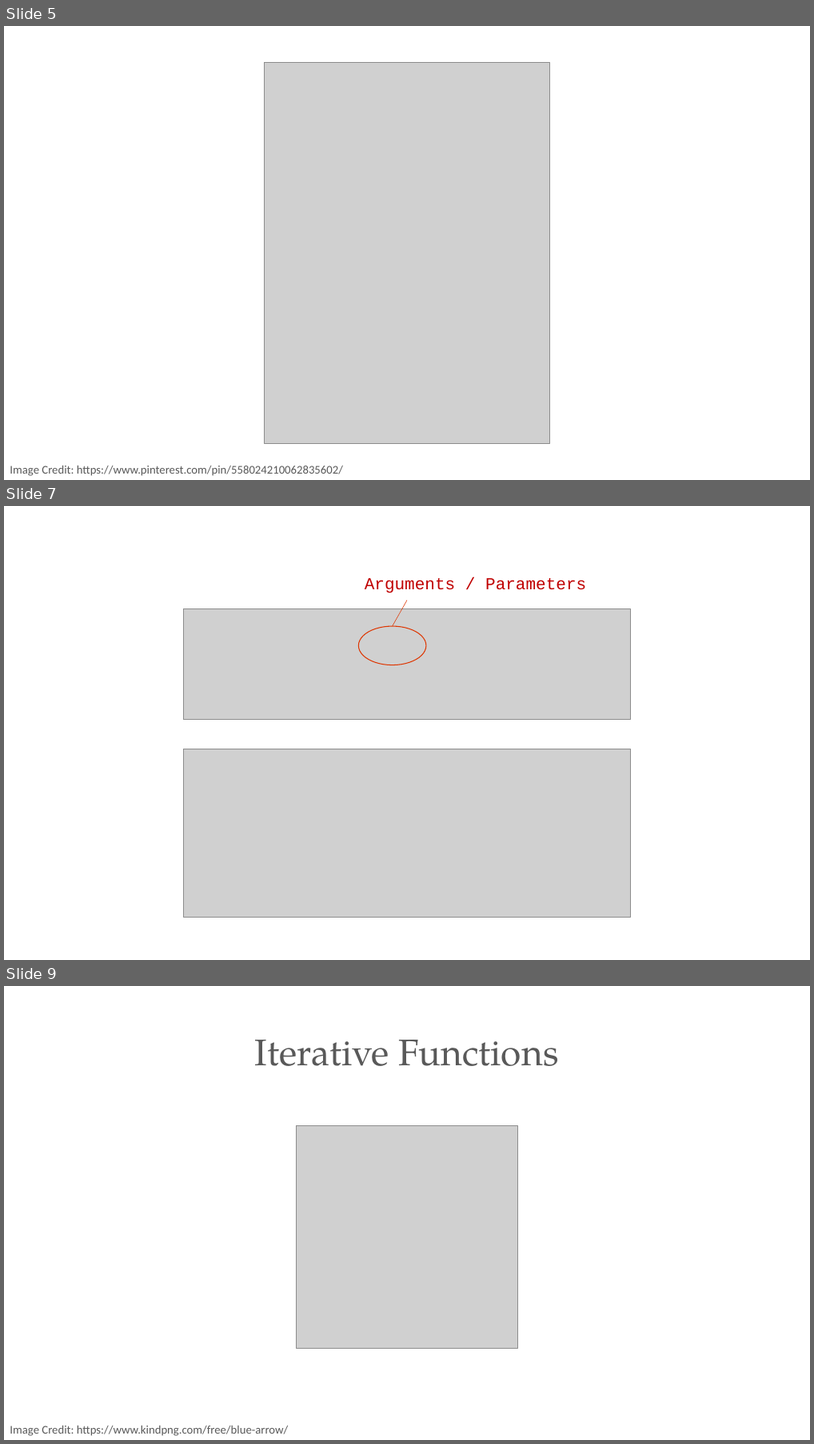
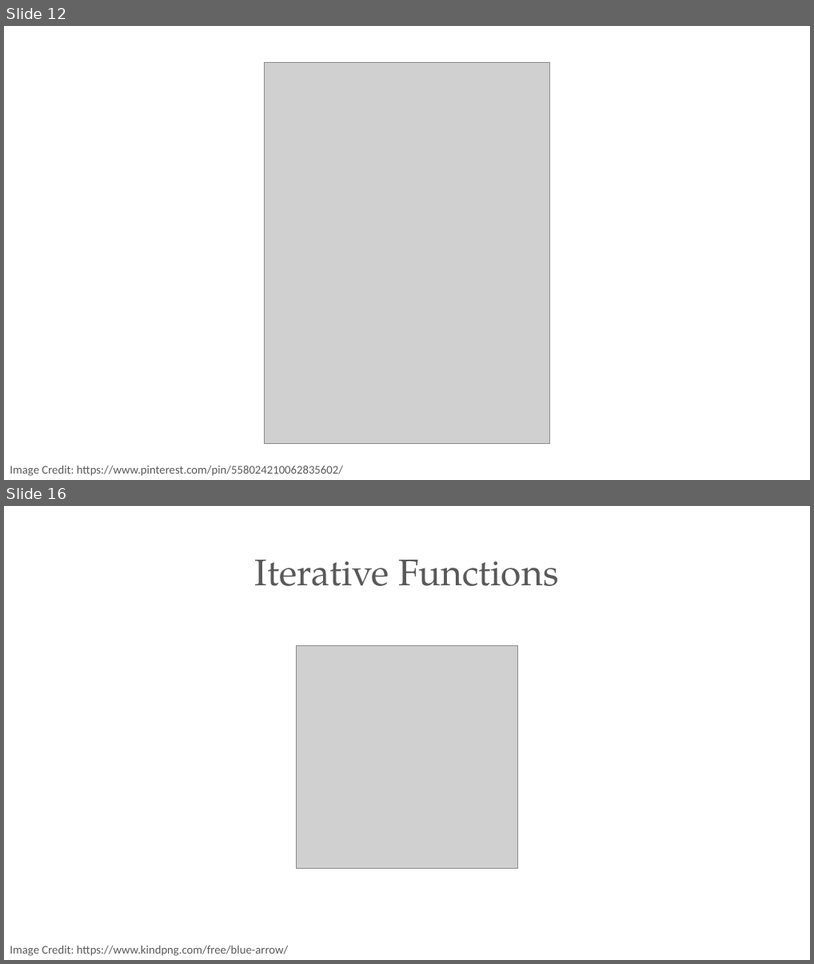
Before and after one commit to PracticumAI/python, a slide deck: presentations/03_functions.pptx. Shown one above the other, each under a label of ours: slides 5, 7 and 9 before the commit, slides 12 and 16 after it; the slides between them are not shown. The pictures are 814x1444 and 814x964 pixels, drawn with LibreOffice and Linux fonts; fonts in the diff are those of the drawing; grey boxes stand for pictures. Boxes give left, top, right and bottom in pixels: in the first picture for what was removed or moved away, otherwise in the second. Text is boxed around its words. In the diff, an @@ line names an element or a change of style, - is before the commit and + after.

```diff
--- a/presentations/03_functions.pptx
+++ b/presentations/03_functions.pptx
@@ slide 7 removed at (4, 506, 810, 960), background #FFFFFF @@
@@ text removed at (365, 578, 586, 593) @@
-Arguments / Parameters
@@ line removed from (392, 626) to (407, 600) @@
@@ picture removed at (184, 609, 631, 720) @@
@@ ellipse removed at (358, 626, 426, 665) @@
@@ picture removed at (184, 748, 631, 916) @@
@@ what was slide 5 is now slide 12 @@
@@ what was slide 9 is now slide 16 @@
```
Also in this commit, not shown: 3 slides changed, 9 slides added, 2 other slides removed, 2 other files.
